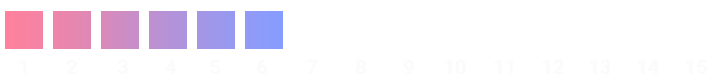
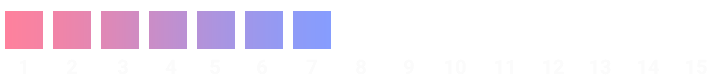
Two versions of the same layered image (720px x 80px). Layer-by-layer changes:
pixels changed over [53, 11, 331, 49] (layer not identified)
